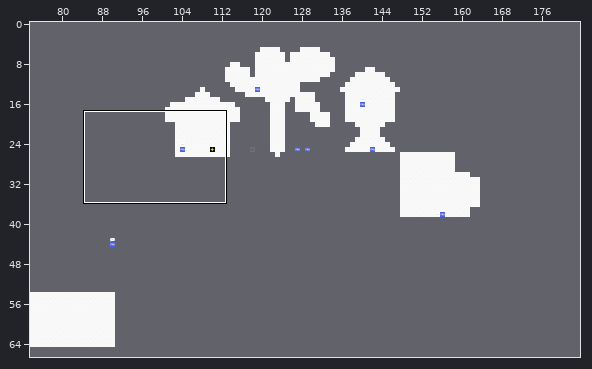
Level history. Tiled map: assets/tilemaps/Alpha1.tmx. The picture above shows the old version from afar; the outline marks the close-up.
Close-up. Before the edit:
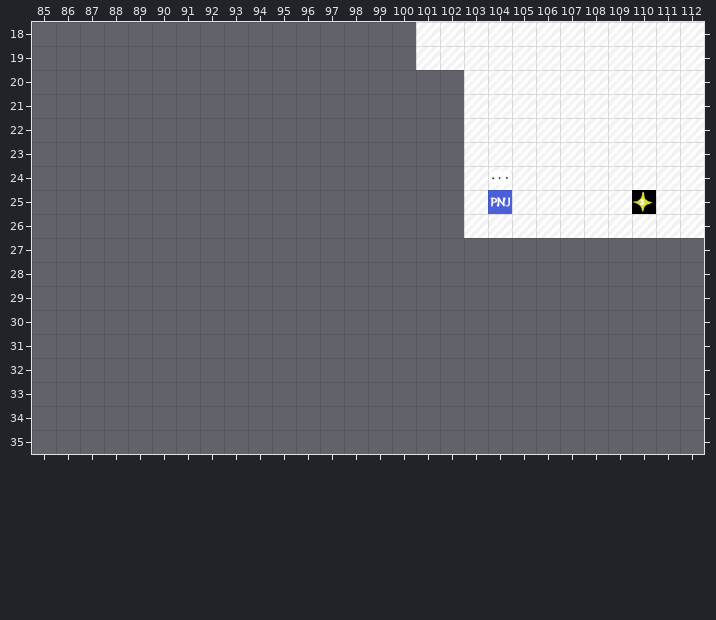
Cells are 64x64 px. Shown: x 85..112, y 18..35. The commit also changed other parts of the map, which this record leaves out.
And afterwards:
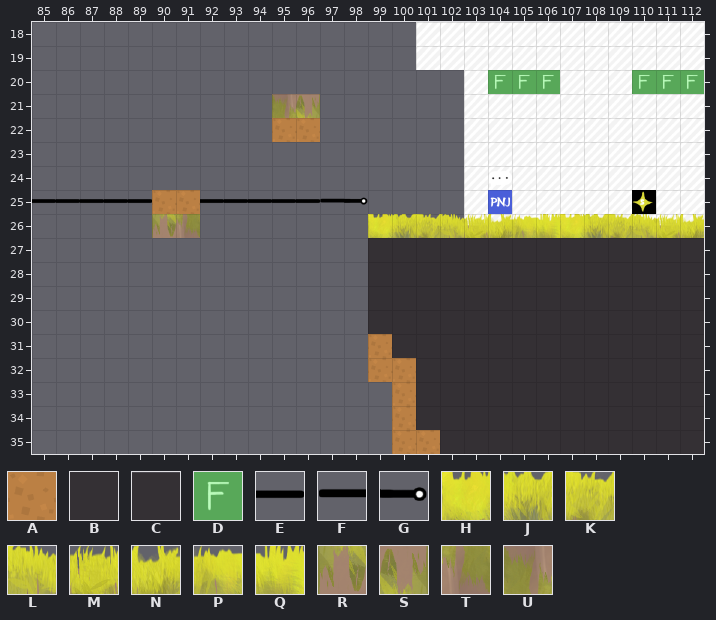
Key: from "Alpha_test1": A 3, B 7, C 87; from "platformPack_tilesheet_LD": D 293, E 429, F 431, G 432; from "test1": H 2053, J 2054, K 2055, L 2056, M 2057, N 2058, P 2059, Q 2060, R 2307, S 2307 turned 180, T 2308, U 2308 turned 180.
_ is an empty cell.
Tiles of an added or newly shown layer are drawn over the layers below it.
Edits made:
{"where": "layer \"Sol\" (now shown)"}
{"y":20,"x":104,"old":"___","new":"DDD"}
{"y":20,"x":110,"old":"___","new":"DDD"}
{"y":21,"x":95,"old":"__","new":"CC"}
{"y":22,"x":95,"old":"__","new":"AA"}
{"y":25,"x":85,"old":"______________","new":"EEEEEAAEEEEEFG"}
{"y":26,"x":90,"old":"__","new":"CC"}
{"y":27,"x":99,"old":"______________","new":"BBBBBBBBBBBBBB"}
{"y":28,"x":99,"old":"______________","new":"BBBBBBBBBBBBBB"}
{"y":29,"x":99,"old":"______________","new":"BBBBBBBBBBBBBB"}
{"y":30,"x":99,"old":"______________","new":"BBBBBBBBBBBBBB"}
{"y":31,"x":99,"old":"______________","new":"ABBBBBBBBBBBBB"}
{"y":32,"x":99,"old":"______________","new":"AABBBBBBBBBBBB"}
{"y":33,"x":100,"old":"_____________","new":"ABBBBBBBBBBBB"}
{"y":34,"x":100,"old":"_____________","new":"ABBBBBBBBBBBB"}
{"y":35,"x":100,"old":"_____________","new":"AABBBBBBBBBBB"}
{"where": "layer \"PNJ\""}
{"y":20,"x":104,"old":"___","new":"DDD"}
{"y":20,"x":110,"old":"___","new":"DDD"}
{"where": "layer \"test\""}
{"y":21,"x":95,"old":"__","new":"US"}
{"y":26,"x":90,"old":"__","new":"RT"}
{"y":26,"x":99,"old":"______________","new":"HJKLMNPQHJKLMN"}
